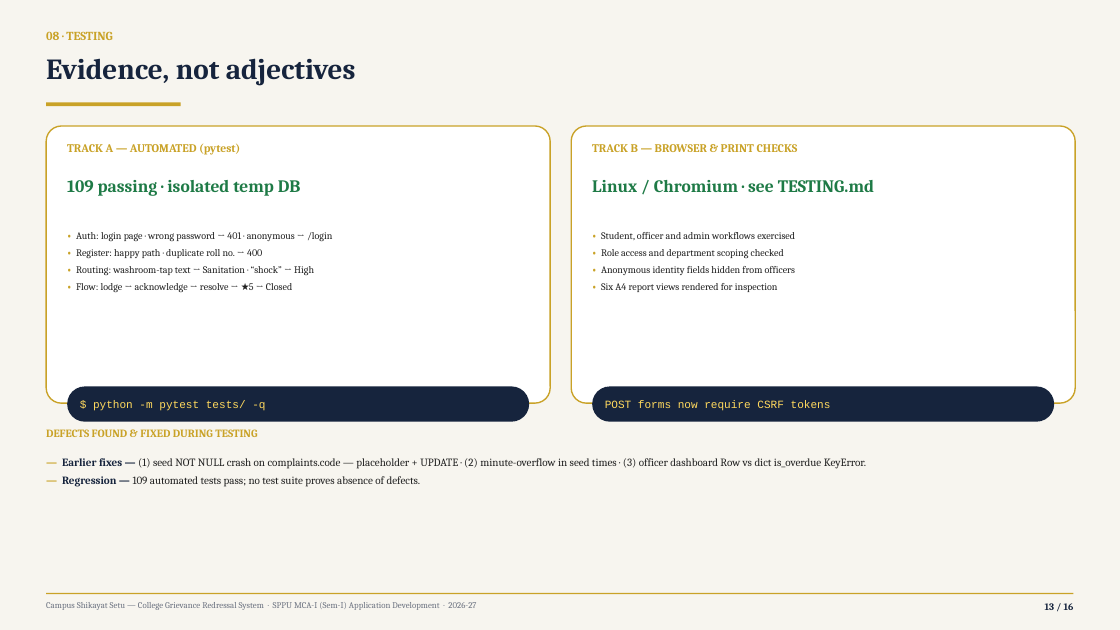
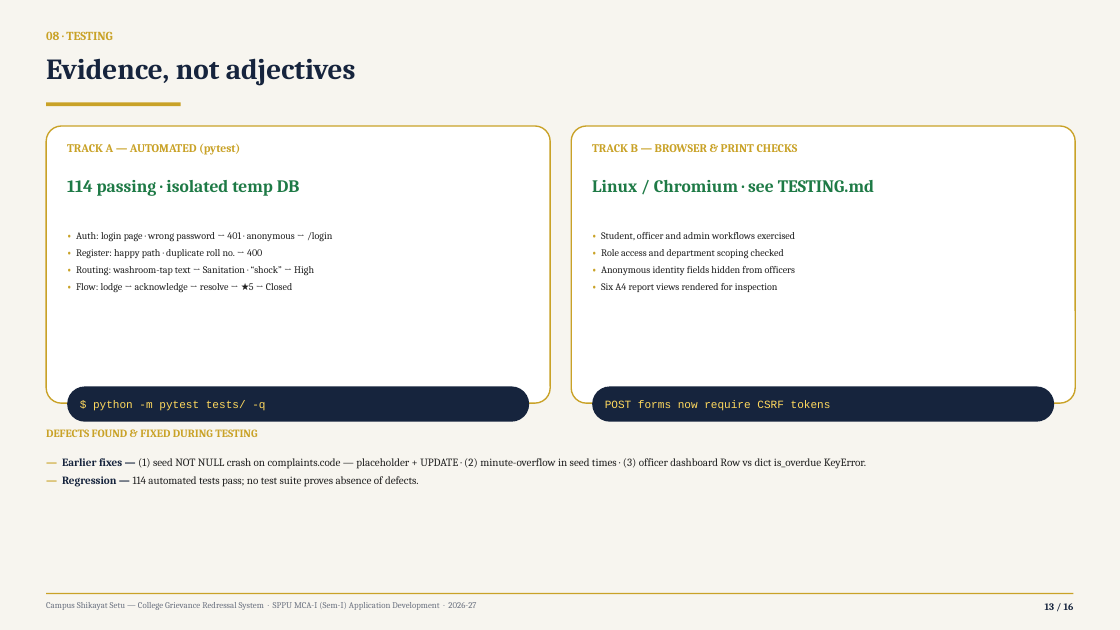
Before and after one commit to Yashwant-git392/Yashwant-git392, a slide deck: slide 13 of shikayat-setu/presentation/CampusShikayatSetu_MCA-Mini-Project_Review.pptx. Drawn at 1120x630 pixels with LibreOffice and Linux fonts; fonts in the diff are those of the drawing. Boxes give left, top, right and bottom in pixels: in the first picture for what was removed or moved away, otherwise in the second. Text is boxed around its words. In the diff, an @@ line names an element or a change of style, - is before the commit and + after.

```diff
--- a/shikayat-setu/presentation/CampusShikayatSetu_MCA-Mini-Project_Review.pptx
+++ b/shikayat-setu/presentation/CampusShikayatSetu_MCA-Mini-Project_Review.pptx
@@ text at <box>67,180,300,196</box>: text changed @@
-109 passing · isolated temp DB
+114 passing · isolated temp DB
@@ text at <box>62,476,419,487</box>: text changed @@
-— Regression — 109 automated tests pass; no test suite proves absence of defects.
+— Regression — 114 automated tests pass; no test suite proves absence of defects.
```
Also in this commit, not shown: 2 other slides changed, 17 other files.
